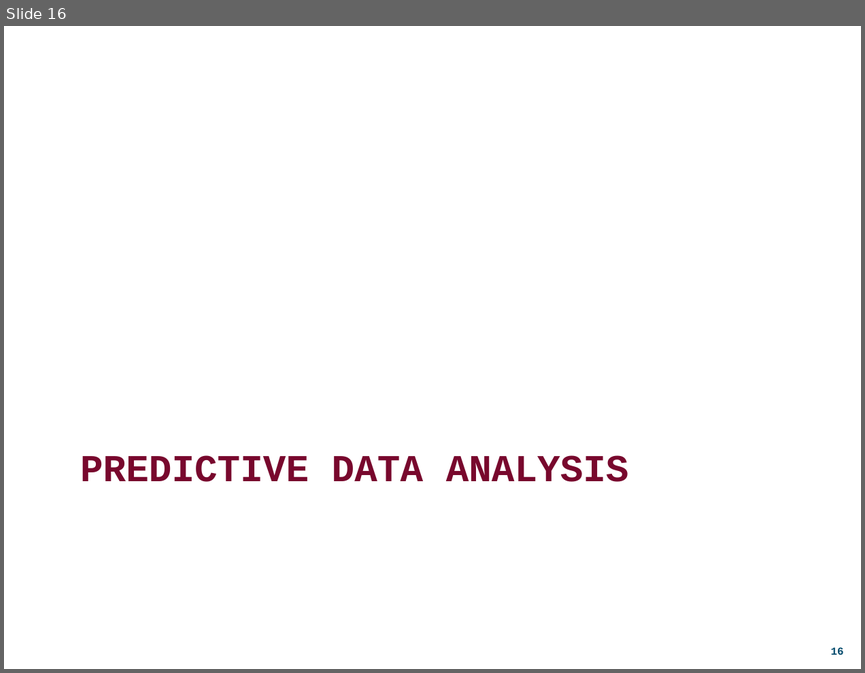
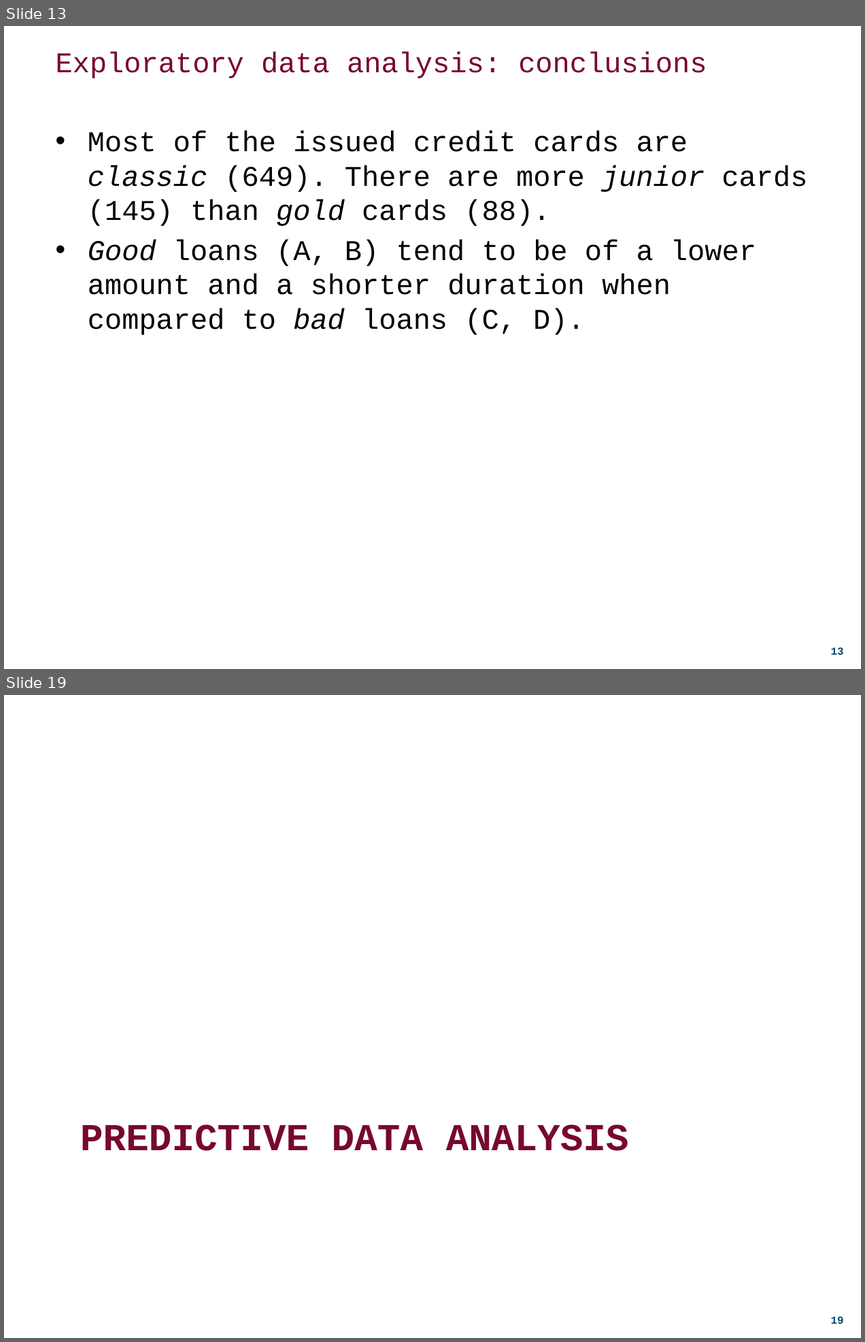
Before and after one commit to DDuarte/DataMiningBanking, a slide deck: Presentation/ecac_presentation.pptx. Shown one above the other, each under a label of ours: slide 16 before the commit, slides 13 and 19 after it; the slides between them are not shown. The pictures are 865x673 and 865x1342 pixels, drawn with LibreOffice and Linux fonts; fonts in the diff are those of the drawing; background and template pictures are left out. Boxes give left, top, right and bottom in pixels: in the first picture for what was removed or moved away, otherwise in the second. Text is boxed around its words. In the diff, an @@ line names an element or a change of style, - is before the commit and + after.

```diff
--- a/Presentation/ecac_presentation.pptx
+++ b/Presentation/ecac_presentation.pptx
@@ slide 13 added at bbox=[4, 26, 861, 669], background #FFFFFF; not listed: 1 template element that a slide beside it also shows @@
@@ title added at bbox=[56, 52, 706, 78], 24 pt, text #78082D @@
+Exploratory data analysis: conclusions
@@ text added at bbox=[88, 131, 807, 335], 24 pt, text #000000 @@
+• Most of the issued credit cards are classic (649). There are more junior cards (145) than gold cards (88).
+• Good loans (A, B) tend to be of a lower amount and a shorter duration when compared to bad loans (C, D).
@@ what was slide 16 is now slide 19 @@
```
Also in this commit, not shown: 4 slides changed, 15 other slides added, 1 slide removed.
